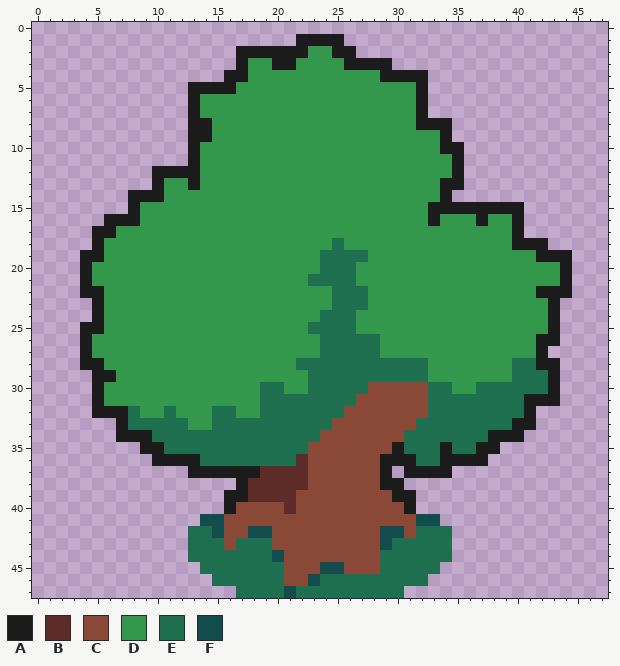
A pixel-art sprite gets an edit: Roguelike_unity/Assets/Art/Environment/Tree_2.png. The picture above was drawn from the file before the commit.
The file is 48x48 pixels.
Palette (. is transparent): A #1b1b1b  B #5d2c28  C #8a4836  D #33984b  E #1e6f50  F #134c4c
After the commit:
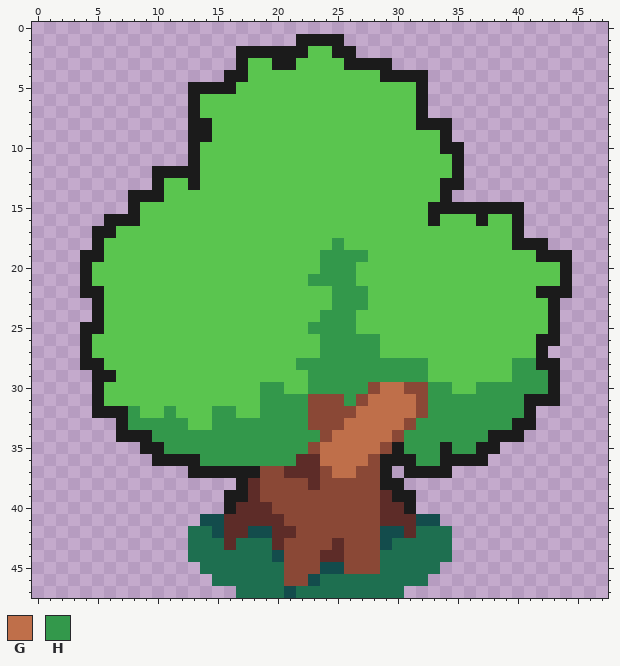
Colours new in this view: G #bf6f4a  H #33984b
Diff:
@@ palette @@
-D #33984b
+D #5ac54f
@@ x 0..47 @@
 17 .....AADDDDDDDDDDDDDDDDDDDDDDDDDDDDDDDDDA.......
-18 .....ADDDDDDDDDDDDDDDDDDDEDDDDDDDDDDDDDDAAA.....
-19 ....AADDDDDDDDDDDDDDDDDDEEEEDDDDDDDDDDDDDDAAA...
-20 ....ADDDDDDDDDDDDDDDDDDDEEEDDDDDDDDDDDDDDDDDA...
-21 ....ADDDDDDDDDDDDDDDDDDEEEEDDDDDDDDDDDDDDDDDA...
-22 ....AADDDDDDDDDDDDDDDDDDDEEEDDDDDDDDDDDDDDAAA...
-23 .....ADDDDDDDDDDDDDDDDDDDEEEDDDDDDDDDDDDDDDA....
-24 .....ADDDDDDDDDDDDDDDDDDEEEDDDDDDDDDDDDDDDDA....
-25 ....AADDDDDDDDDDDDDDDDDEEEEDDDDDDDDDDDDDDDDA....
-26 ....ADDDDDDDDDDDDDDDDDDDEEEEEDDDDDDDDDDDDDAA....
-27 ....ADDDDDDDDDDDDDDDDDDDEEEEEDDDDDDDDDDDDDA.....
-28 ....AADDDDDDDDDDDDDDDDEEEEEEEEEEEDDDDDDDEEAA....
-29 .....AADDDDDDDDDDDDDDDDEEEEEEEEEEDDDDDDDEEEA....
-30 .....ADDDDDDDDDDDDDEEDDEEEEECCCCCEEDDEEEEEEA....
-31 .....ADDDDDDDDDDDDDEEEEEEEECCCCCCEEEEEEEEAAA....
-32 .....AAAEDDEDDDEEDDEEEEEEECCCCCCCEEEEEEEEA......
-33 .......AEEEEEDDEEEEEEEEEECCCCCCCEEEEEEEEAA......
-34 .......AAAEEEEEEEEEEEEEECCCCCCCEEEEEEEAAA.......
-35 .........AAEEEEEEEEEEEECCCCCCCAEEEAEEAA.........
-36 ..........AAAAEEEEEEEEBCCCCCCAAAEEAAAA..........
-37 .............AAAAAABBBBCCCCCCA.AAAA.............
-38 .................ABBBBBCCCCCCAA.................
-39 ................AABBBBCCCCCCCCAA................
-40 ................ACCCCBCCCCCCCCCA................
-41 ..............FFCCCCCCCCCCCCCCCCFF..............
-42 .............EEFCCFFCCCCCCCCCFFCEEE.............
-43 .............EEECEEECCCCCCCCCFEEEEE.............
-44 .............EEEEEEEFCCCCCCCCEEEEEE.............
+18 .....ADDDDDDDDDDDDDDDDDDDHDDDDDDDDDDDDDDAAA.....
+19 ....AADDDDDDDDDDDDDDDDDDHHHHDDDDDDDDDDDDDDAAA...
+20 ....ADDDDDDDDDDDDDDDDDDDHHHDDDDDDDDDDDDDDDDDA...
+21 ....ADDDDDDDDDDDDDDDDDDHHHHDDDDDDDDDDDDDDDDDA...
+22 ....AADDDDDDDDDDDDDDDDDDDHHHDDDDDDDDDDDDDDAAA...
+23 .....ADDDDDDDDDDDDDDDDDDDHHHDDDDDDDDDDDDDDDA....
+24 .....ADDDDDDDDDDDDDDDDDDHHHDDDDDDDDDDDDDDDDA....
+25 ....AADDDDDDDDDDDDDDDDDHHHHDDDDDDDDDDDDDDDDA....
+26 ....ADDDDDDDDDDDDDDDDDDDHHHHHDDDDDDDDDDDDDAA....
+27 ....ADDDDDDDDDDDDDDDDDDDHHHHHDDDDDDDDDDDDDA.....
+28 ....AADDDDDDDDDDDDDDDDHHHHHHHHHHHDDDDDDDHHAA....
+29 .....AADDDDDDDDDDDDDDDDHHHHHHHHHHDDDDDDDHHHA....
+30 .....ADDDDDDDDDDDDDHHDDHHHHHCGGCCHHDDHHHHHHA....
+31 .....ADDDDDDDDDDDDDHHHHCCCHCGGGGCHHHHHHHHAAA....
+32 .....AAAHDDHDDDHHDDHHHHCCCCGGGGGCHHHHHHHHA......
+33 .......AHHHHHDDHHHHHHHHCCCGGGGGCHHHHHHHHAA......
+34 .......AAAHHHHHHHHHHHHHHCGGGGGCHHHHHHHAAA.......
+35 .........AAHHHHHHHHHHHHCGGGGGCAHHHAHHAA.........
+36 ..........AAAAHHHHHHHHBBGGGGCAAAHHAAAA..........
+37 .............AAAAAACCBBBCGGCCA.AAAA.............
+38 .................ABCCCCBCCCCCAA.................
+39 ................AABCCCCCCCCCCBAA................
+40 ................ABBBCCCCCCCCCBBA................
+41 ..............FFBBBBBCCCCCCCCBBBFF..............
+42 .............EEFBBFFBBCCCCCCCFFBEEE.............
+43 .............EEEBEEEBCCCCBCCCFEEEEE.............
+44 .............EEEEEEEFCCCBBCCCEEEEEE.............
 45 ..............EEEEEEECCCFFCCCEEEEE..............
Boxes around the changes in both pictures, in picture pixels (x1, y1, x2, y2):
changed: (92, 46, 560, 562)
